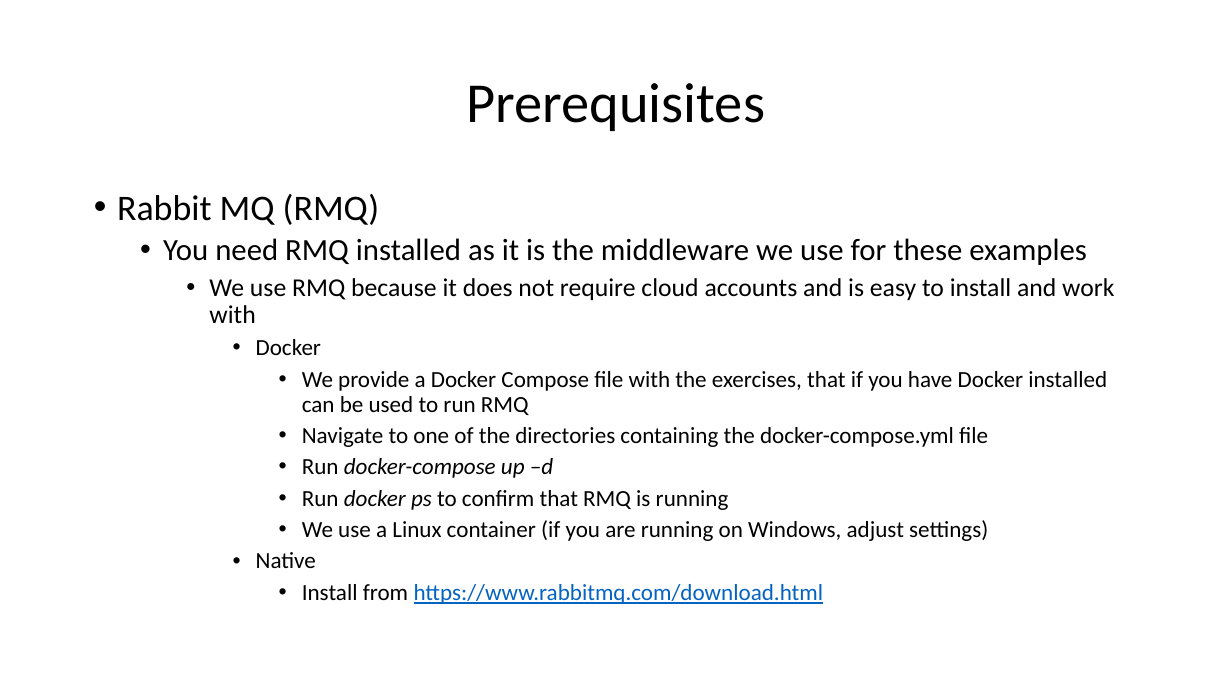
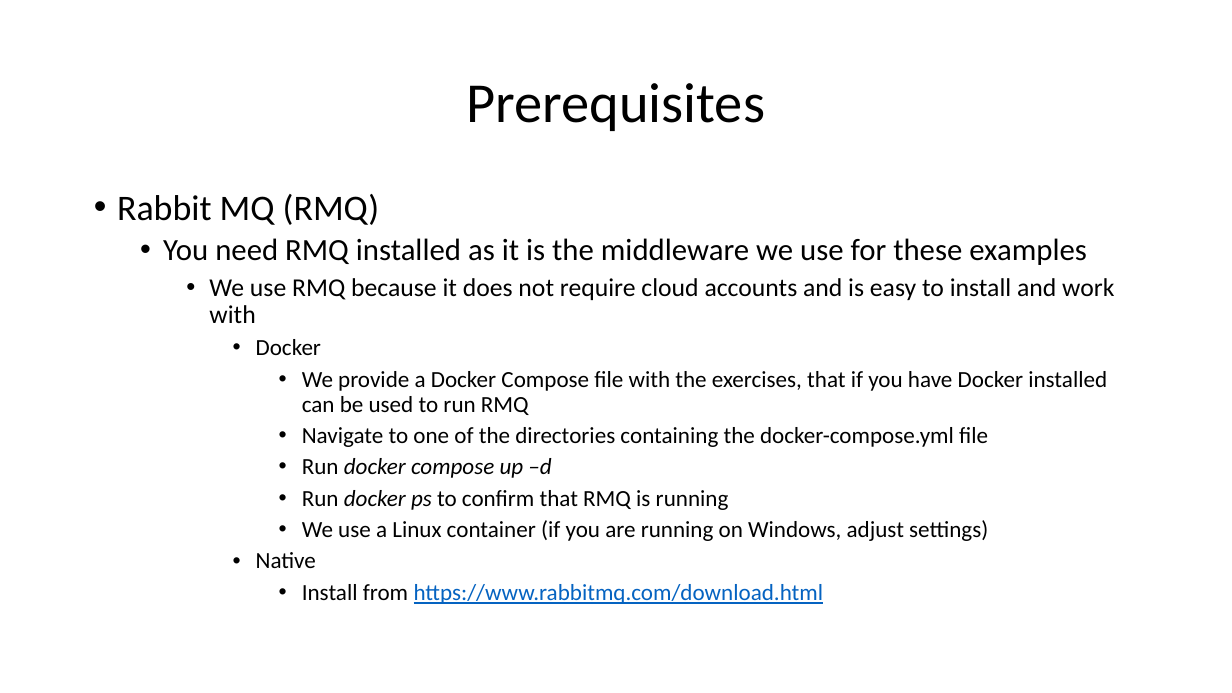
Before and after one commit to iancooper/practical-messaging, a slide deck: slide 2 of exercises/Introduction-To-Exercises.pptx. Drawn at 1232x693 pixels with LibreOffice and Linux fonts; fonts in the diff are those of the drawing. Boxes give left, top, right and bottom in pixels: in the first picture for what was removed or moved away, otherwise in the second. Text is boxed around its words. In the diff, an @@ line names an element or a change of style, - is before the commit and + after.

```diff
--- a/exercises/Introduction-To-Exercises.pptx
+++ b/exercises/Introduction-To-Exercises.pptx
@@ text at (x1=302, y1=458, x2=551, y2=478): text changed @@
-        • Run docker-compose up –d
+        • Run docker compose up –d
```
Also in this commit, not shown: 1 other slide changed, 2 other files.
